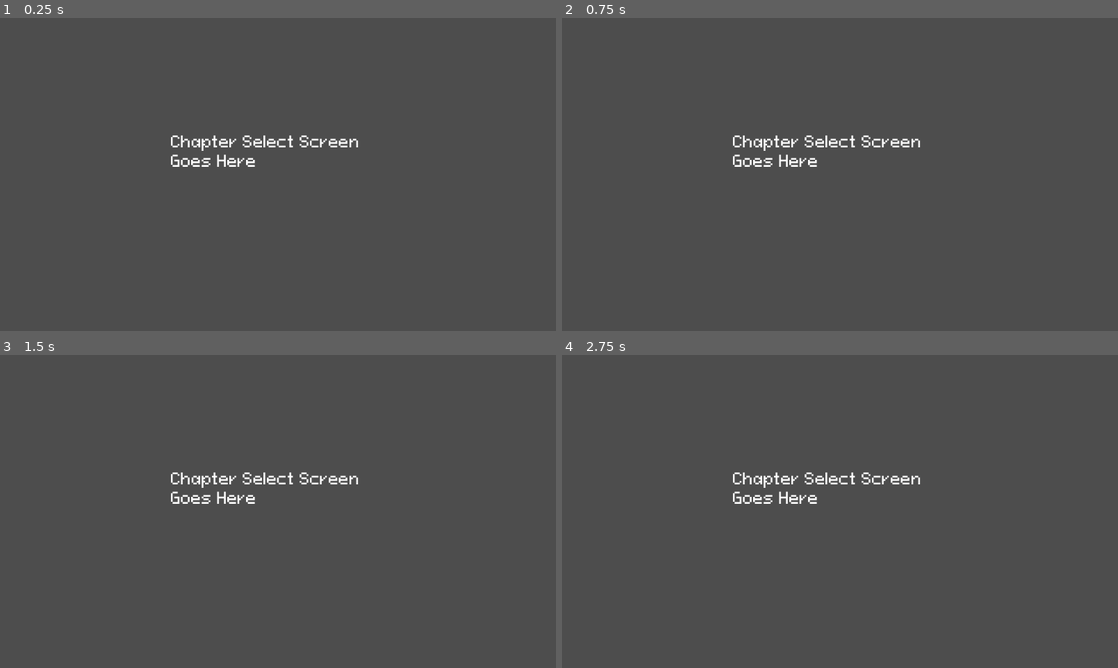
Above: before the commit, frames 1-4 (two rows, left to right).
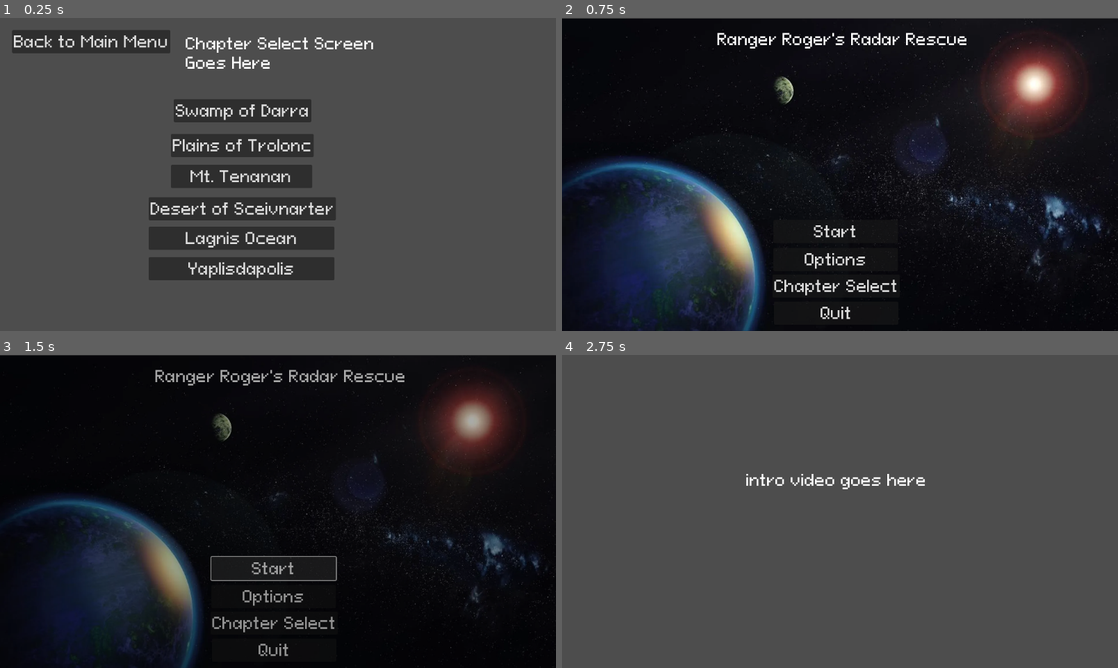
Above: after the commit, the same moments.

Repository: Game-Production-Spring-23/NavyGameR4
Game: Godot game, scene res://scenes/chapterSelect.tscn
Same seed, same stepped clock (60 frames per second), same inputs: the game is played once before the commit and once after it. This scene is started directly instead of the project's main scene.
Inputs (mouse positions are in pixels of both pictures, inside the frame that each line leads up to):
- Up to frame 1 (0.25 s): no input
- Up to frame 2 (0.75 s): click (650, 43) at 0.5 s, where only the run after the commit has a clickable "Back to Main Menu"
- Up to frame 3 (1.5 s): click (272, 567) at 1.25 s, where only the run after the commit has a clickable "Start"
- Up to frame 4 (2.75 s): no input

The runs differ from the first frame. In frame 1, 16% of the frame differs, in the area x 2-68%, y 4-84%; in frame 2, 99%; in frame 3, 99%, in the area x 0-100%, y 0-100%; in frame 4, 1.0%.

Commit message:
Chapter Buttons
Just added buttons for each of the chapters.

Diff:
--- /dev/null
+++ b/scenes/chapterSelect.gd
@@ -0,0 +1,15 @@
+extends Node2D
+
+
+# Called when the node enters the scene tree for the first time.
+func _ready():
+	pass # Replace with function body.
+
+
+# Called every frame. 'delta' is the elapsed time since the previous frame.
+func _process(delta):
+	pass
+
+
+func _on_back_button_pressed():
+	get_tree().change_scene_to_file("res://scenes/mainmenu.tscn") # Replace with function body.
--- a/scenes/chapterSelect.tscn
+++ b/scenes/chapterSelect.tscn
@@ -1,13 +1,80 @@
-[gd_scene load_steps=2 format=3 uid="uid://b02rxutm785vh"]
+[gd_scene load_steps=3 format=3 uid="uid://b02rxutm785vh"]
 
+[ext_resource type="Script" path="res://scenes/chapterSelect.gd" id="1_0gxsy"]
 [ext_resource type="Theme" uid="uid://bajr2k60ueqkc" path="res://assets/themes/default_theme.tres" id="1_gpogc"]
 
 [node name="ChapterSelect" type="Node2D"]
+script = ExtResource("1_0gxsy")
 
 [node name="RichTextLabel" type="RichTextLabel" parent="."]
-offset_left = 354.0
-offset_top = 236.0
-offset_right = 768.0
-offset_bottom = 344.0
+offset_left = 385.0
+offset_top = 33.0
+offset_right = 799.0
+offset_bottom = 141.0
 theme = ExtResource("1_gpogc")
 text = "Chapter Select Screen Goes Here"
+
+[node name="backButton" type="Button" parent="."]
+z_index = 1
+offset_left = 25.0
+offset_top = 25.0
+offset_right = 350.0
+offset_bottom = 73.0
+theme = ExtResource("1_gpogc")
+text = "Back to Main Menu"
+
+[node name="swampDarra" type="Button" parent="."]
+z_index = 1
+offset_left = 360.0
+offset_top = 168.0
+offset_right = 643.0
+offset_bottom = 216.0
+theme = ExtResource("1_gpogc")
+text = "Swamp of Darra"
+
+[node name="plainTrolonc" type="Button" parent="."]
+z_index = 1
+offset_left = 354.0
+offset_top = 240.0
+offset_right = 647.0
+offset_bottom = 288.0
+theme = ExtResource("1_gpogc")
+text = "Plains of Trolonc"
+
+[node name="mtTenanan" type="Button" parent="."]
+z_index = 1
+offset_left = 354.0
+offset_top = 304.0
+offset_right = 647.0
+offset_bottom = 352.0
+theme = ExtResource("1_gpogc")
+text = "Mt. Tenanan"
+
+[node name="desertSceivnarter" type="Button" parent="."]
+z_index = 1
+offset_left = 308.0
+offset_top = 371.0
+offset_right = 693.0
+offset_bottom = 419.0
+theme = ExtResource("1_gpogc")
+text = "Desert of Sceivnarter"
+
+[node name="lagnisOcean" type="Button" parent="."]
+z_index = 1
+offset_left = 308.0
+offset_top = 432.0
+offset_right = 693.0
+offset_bottom = 480.0
+theme = ExtResource("1_gpogc")
+text = "Lagnis Ocean"
+
+[node name="yaplisdapolis" type="Button" parent="."]
+z_index = 1
+offset_left = 308.0
+offset_top = 495.0
+offset_right = 693.0
+offset_bottom = 543.0
+theme = ExtResource("1_gpogc")
+text = "Yaplisdapolis"
+
+[connection signal="pressed" from="backButton" to="." method="_on_back_button_pressed"]
